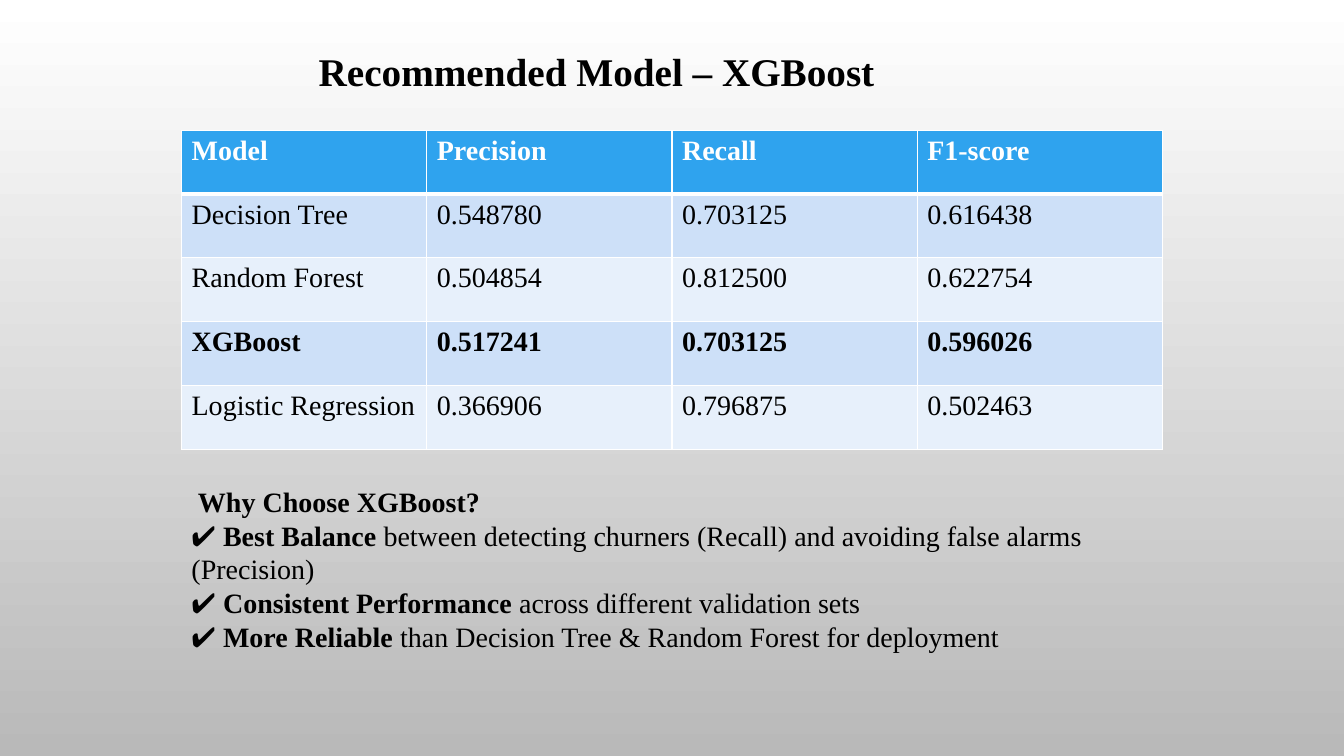
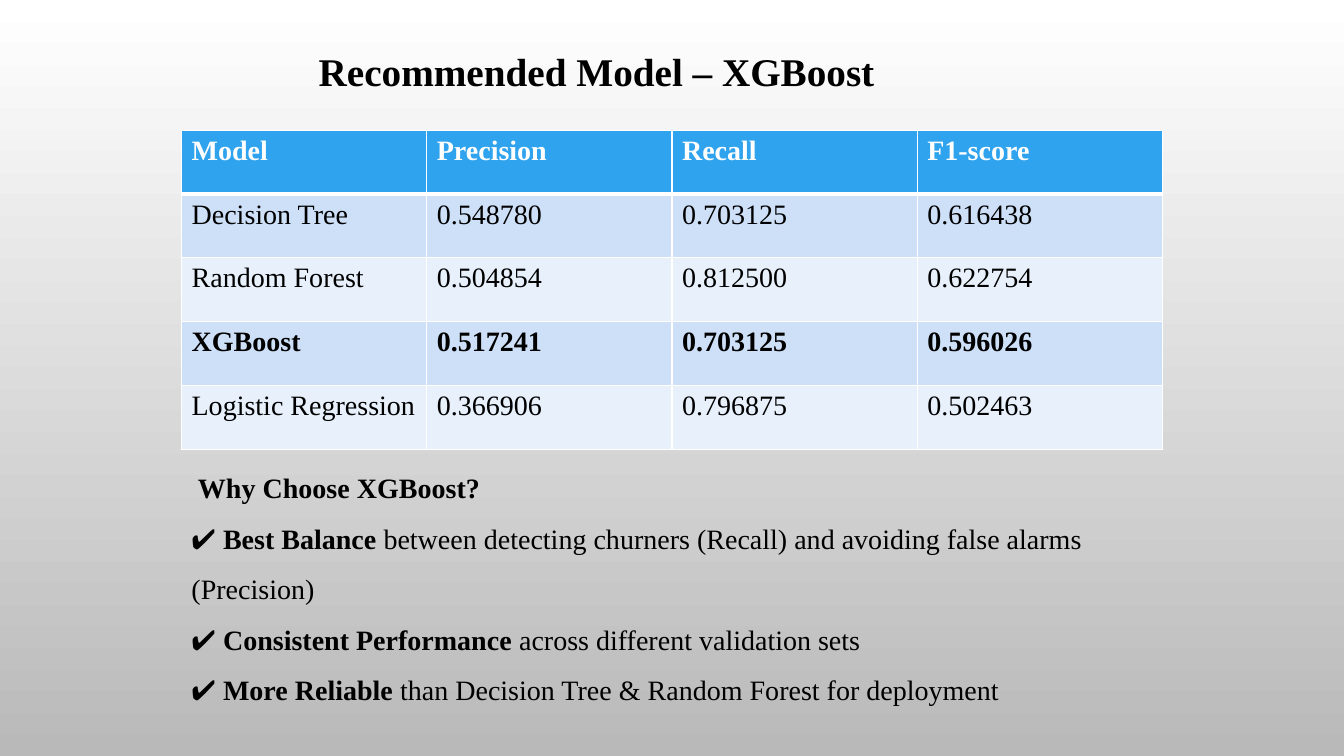
Before and after one commit to Maiya-Abdullahi/SyriaTel-Customer-Churn-Prediction, a slide deck: slide 8 of PowerPoint.pptx. Drawn at 1344x756 pixels with LibreOffice and Linux fonts; fonts in the diff are those of the drawing; background and template pictures are left out. Boxes give left, top, right and bottom in pixels: in the first picture for what was removed or moved away, otherwise in the second. Text is boxed around its words. In the diff, an @@ line names an element or a change of style, - is before the commit and + after.

```diff
--- a/PowerPoint.pptx
+++ b/PowerPoint.pptx
@@ text "Why Choose XGBoost?" moved from (x1=191, y1=492, x2=1082, y2=652) to (x1=191, y1=478, x2=1082, y2=706) @@
@@ text "Why Choose XGBoost?" at (x1=191, y1=478, x2=1082, y2=706): line spacing 1 to 1.5 @@
```
Also in this commit, not shown: 12 other slides changed.
